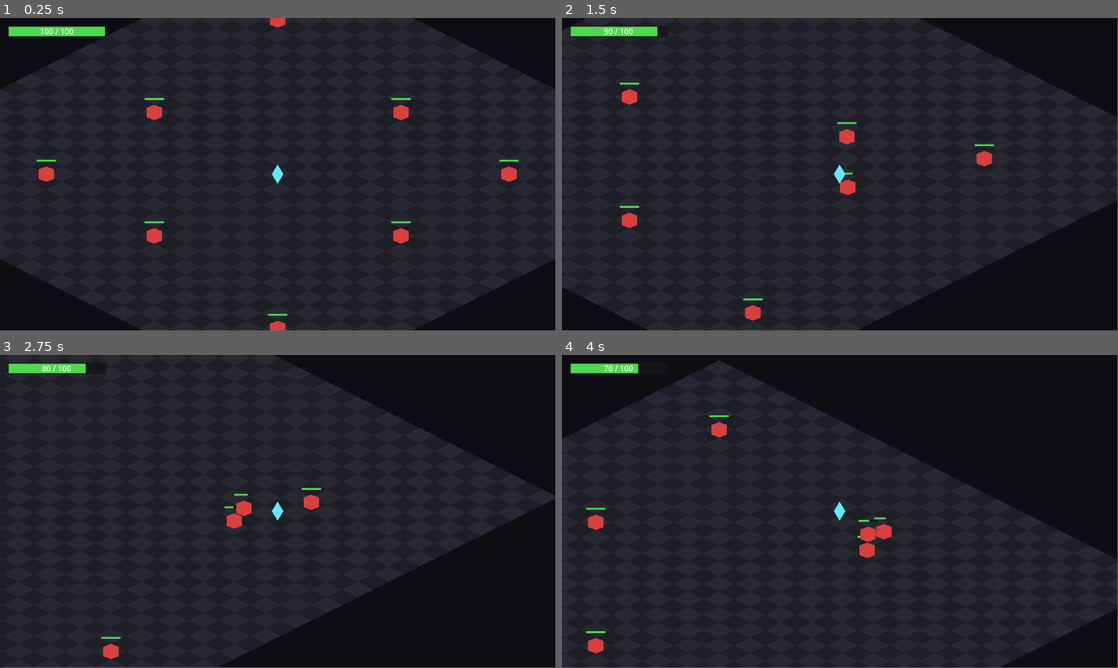
Above: before the commit, frames 1-4 (two rows, left to right).
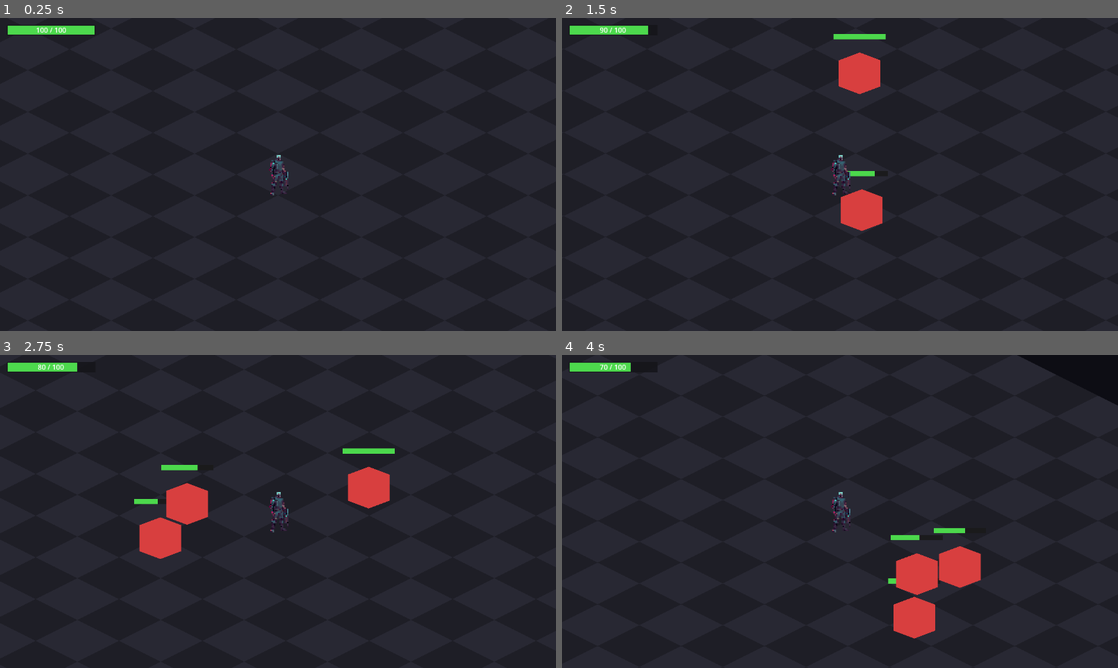
Above: after the commit, the same moments.

Repository: Rathe001/neurokore-requiem
Game: Godot game, scene res://scenes/world.tscn
Same seed, same stepped clock (60 frames per second), same inputs: the game is played once before the commit and once after it.
Inputs (mouse positions are in pixels of both pictures, inside the frame that each line leads up to):
- Up to frame 1 (0.25 s): no input
- Up to frame 2 (1.5 s): tap Enter at 0.5 s; move the mouse to (962, 158) at 0.52 s; hold D (move_right) 0.53-1.28 s; hold Right mouse button (attack_aoe) 0.53-1.28 s; click (962, 158) at 0.67 s; move the mouse to (728, 190) at 1.27 s; hold S (move_down) from 1.28 s (still down); click (728, 190) at 1.35 s
- Up to frame 3 (2.75 s): move the mouse to (333, 442) at 2.02 s; release S (move_down) at 2.03 s; hold D (move_right) from 2.03 s (still down); hold Right mouse button (attack_aoe) from 2.03 s (still down)
- Up to frame 4 (4 s): move the mouse to (812, 574) at 2.77 s; release D (move_right) at 2.78 s; release Right mouse button (attack_aoe) at 2.78 s; hold W (move_up) 2.78-3.53 s; click (812, 574) at 2.85 s; move the mouse to (1006, 558) at 3.52 s; hold A (move_left) from 3.53 s (still down); hold Right mouse button (attack_aoe) from 3.53 s (still down)
In our replay, the window is 799x449 before the commit and 800x450 after it. These sizes can differ from the game's own. Grey fills any space a smaller window leaves; there, only what the larger window draws over its background counts as a difference.

The runs differ from the first frame. In frame 1, 7.1% of the frame differs, in the area x 0-100%, y 0-100%; in frame 2, 11%; in frame 3, 16%; in frame 4, 19%.

Commit message:
Verify Aseprite pipeline with static player sprite
Swaps the player's Polygon2D for a Sprite2D backed by a 32x32 PNG
exported from Aseprite. Keeps the .aseprite source alongside.
Camera zoom bumped to 3x and window size to 1280x720 so the sprite
reads at a reasonable scale.

Also fixes a flash bug where overlapping hits captured an already-
flashed color and failed to restore. Enemy and player both now
restore to a known base color.

Co-Authored-By: Claude Opus 4.7 <noreply@anthropic.com>

Diff:
--- a/game/project.godot
+++ b/game/project.godot
@@ -22,6 +22,11 @@
 
 InputSetup="*res://scripts/input_setup.gd"
 
+[display]
+
+window/size/viewport_width=1280
+window/size/viewport_height=720
+
 [rendering]
 
 textures/canvas_textures/default_texture_filter=0
--- a/game/scenes/world.tscn
+++ b/game/scenes/world.tscn
@@ -1,9 +1,10 @@
-[gd_scene load_steps=6 format=3]
+[gd_scene load_steps=7 format=3]
 
 [ext_resource type="Script" path="res://scripts/player.gd" id="1_player_script"]
 [ext_resource type="Script" path="res://scripts/ground_grid.gd" id="2_ground_script"]
 [ext_resource type="PackedScene" path="res://scenes/levels/level_prototype.tscn" id="3_level"]
 [ext_resource type="PackedScene" path="res://scenes/hud.tscn" id="4_hud"]
+[ext_resource type="Texture2D" path="res://art/sprites/player.png" id="5_player_sprite"]
 
 [sub_resource type="CircleShape2D" id="CircleShape2D_player"]
 radius = 16.0
@@ -18,13 +19,13 @@
 [node name="Player" type="CharacterBody2D" parent="."]
 script = ExtResource("1_player_script")
 
-[node name="Visual" type="Polygon2D" parent="Player"]
-color = Color(0.4, 0.9, 1, 1)
-polygon = PackedVector2Array(-12, 0, 0, -20, 12, 0, 0, 20)
+[node name="Visual" type="Sprite2D" parent="Player"]
+texture = ExtResource("5_player_sprite")
 
 [node name="CollisionShape2D" type="CollisionShape2D" parent="Player"]
 shape = SubResource("CircleShape2D_player")
 
 [node name="Camera2D" type="Camera2D" parent="Player"]
+zoom = Vector2(3, 3)
 
 [node name="HUD" parent="." instance=ExtResource("4_hud")]
--- a/game/scripts/enemy.gd
+++ b/game/scripts/enemy.gd
@@ -13,6 +13,7 @@
 
 var current_health: int
 var _attack_cd := 0.0
+var _visual_base_color: Color
 
 @onready var visual: Polygon2D = $Visual
 @onready var health_bar: HealthBar = $HealthBar
@@ -20,6 +21,7 @@
 func _ready() -> void:
 	current_health = max_health
 	add_to_group(&"enemies")
+	_visual_base_color = visual.color
 	health_bar.set_health(current_health, max_health)
 
 func _physics_process(delta: float) -> void:
@@ -61,8 +63,7 @@
 func _flash() -> void:
 	if visual == null:
 		return
-	var original_color := visual.color
 	visual.color = Color.WHITE
 	await get_tree().create_timer(0.08).timeout
 	if is_instance_valid(visual):
-		visual.color = original_color
+		visual.color = _visual_base_color
--- a/game/scripts/player.gd
+++ b/game/scripts/player.gd
@@ -22,7 +22,7 @@
 var _aoe_cd := 0.0
 var _alive := true
 
-@onready var visual: Polygon2D = $Visual
+@onready var visual: Sprite2D = $Visual
 
 func _ready() -> void:
 	current_health = MAX_HEALTH
@@ -84,7 +84,7 @@
 	_alive = false
 	velocity = Vector2.ZERO
 	if visual:
-		visual.color = Color(0.3, 0.3, 0.3, 0.5)
+		visual.modulate = Color(0.3, 0.3, 0.3, 0.5)
 	died.emit()
 	await get_tree().create_timer(RESPAWN_DELAY).timeout
 	get_tree().reload_current_scene()
@@ -92,8 +92,7 @@
 func _flash() -> void:
 	if visual == null:
 		return
-	var original_color := visual.color
-	visual.color = Color.WHITE
+	visual.modulate = Color(1.0, 0.4, 0.4, 1.0)
 	await get_tree().create_timer(0.08).timeout
-	if is_instance_valid(visual):
-		visual.color = original_color
+	if is_instance_valid(visual) and _alive:
+		visual.modulate = Color.WHITE
Binary file added: game/art/aseprite/player.aseprite
Binary file added: game/art/sprites/player.png
Not shown, added: game/art/sprites/player.png.import
